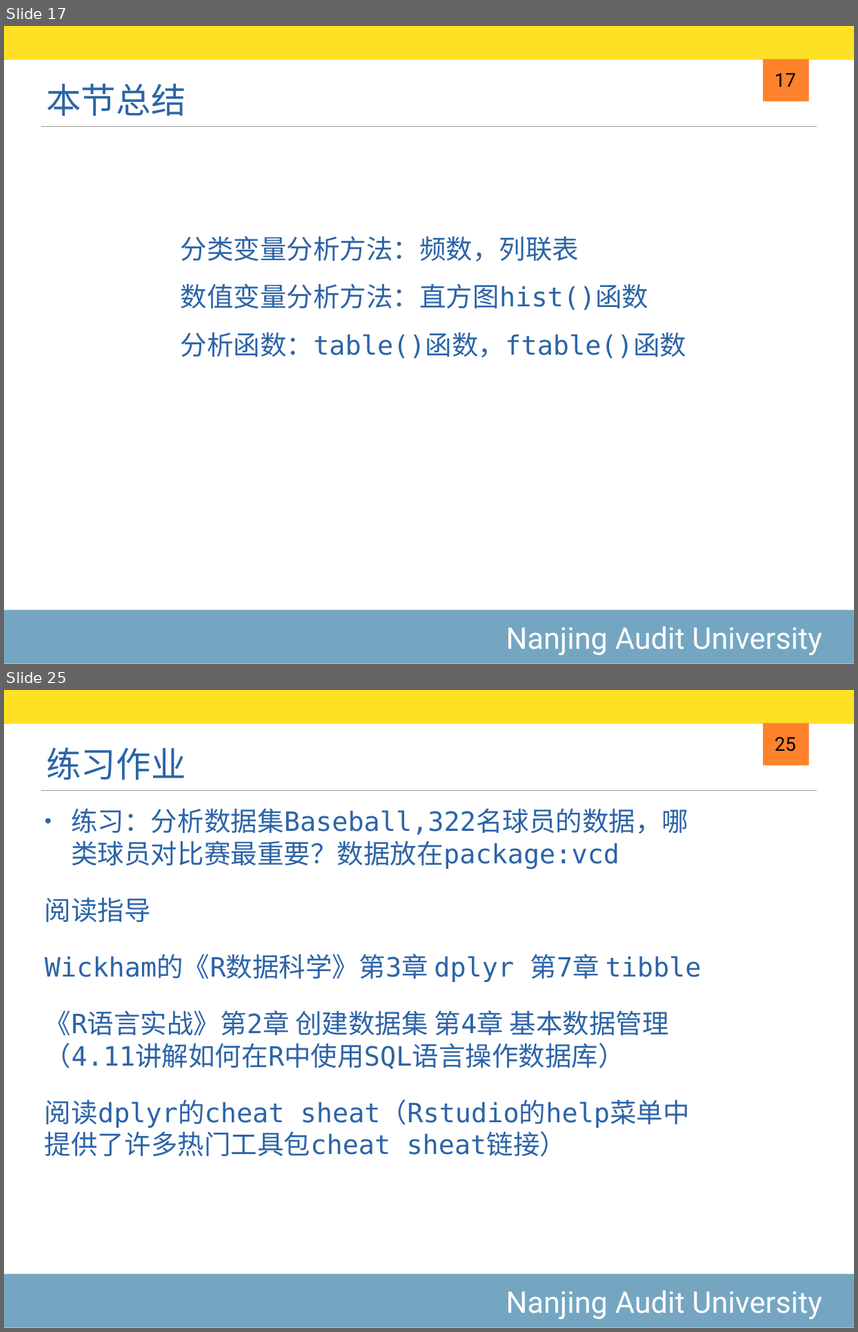
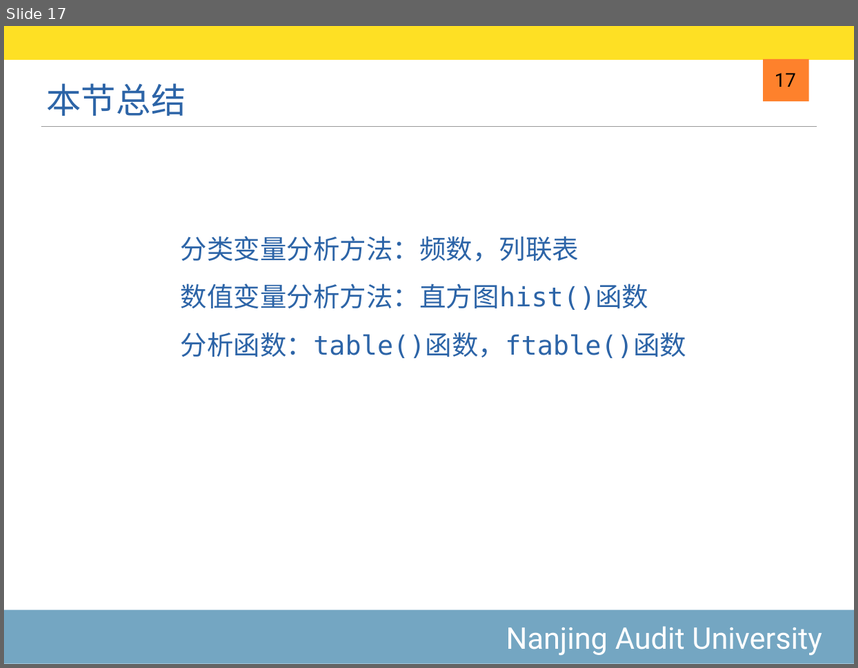
Before and after one commit to exoplanetX/DataAnalytics, a slide deck: 2019-6-数据框操作.pptx. Shown one above the other, each under a label of ours: slides 17 and 25 before the commit, slide 17 after it; the slides between them are not shown. The pictures are 858x1332 and 858x668 pixels, drawn with LibreOffice and Linux fonts; fonts in the diff are those of the drawing. Boxes give left, top, right and bottom in pixels: in the first picture for what was removed or moved away, otherwise in the second. Text is boxed around its words. In the diff, an @@ line names an element or a change of style, - is before the commit and + after.

```diff
--- a/2019-6-数据框操作.pptx
+++ b/2019-6-数据框操作.pptx
@@ slide 25 removed at (4,690,854,1328), background #FFFFFF; not listed: 4 template elements that a slide beside it also shows @@
@@ title removed at (46,747,185,780) @@
-练习作业
@@ page number removed at (775,737,796,751) @@
-25
@@ text removed at (45,808,702,1156) @@
-• 练习：分析数据集Baseball,322名球员的数据，哪类球员对比赛最重要？数据放在package:vcd
-阅读指导
-Wickham的《R数据科学》第3章 dplyr 第7章 tibble
-《R语言实战》第2章 创建数据集 第4章 基本数据管理（4.11讲解如何在R中使用SQL语言操作数据库）
-阅读dplyr的cheat sheat（Rstudio的help菜单中提供了许多热门工具包cheat sheat链接）
```
Also in this commit, not shown: 7 other slides removed, 2 other files.
